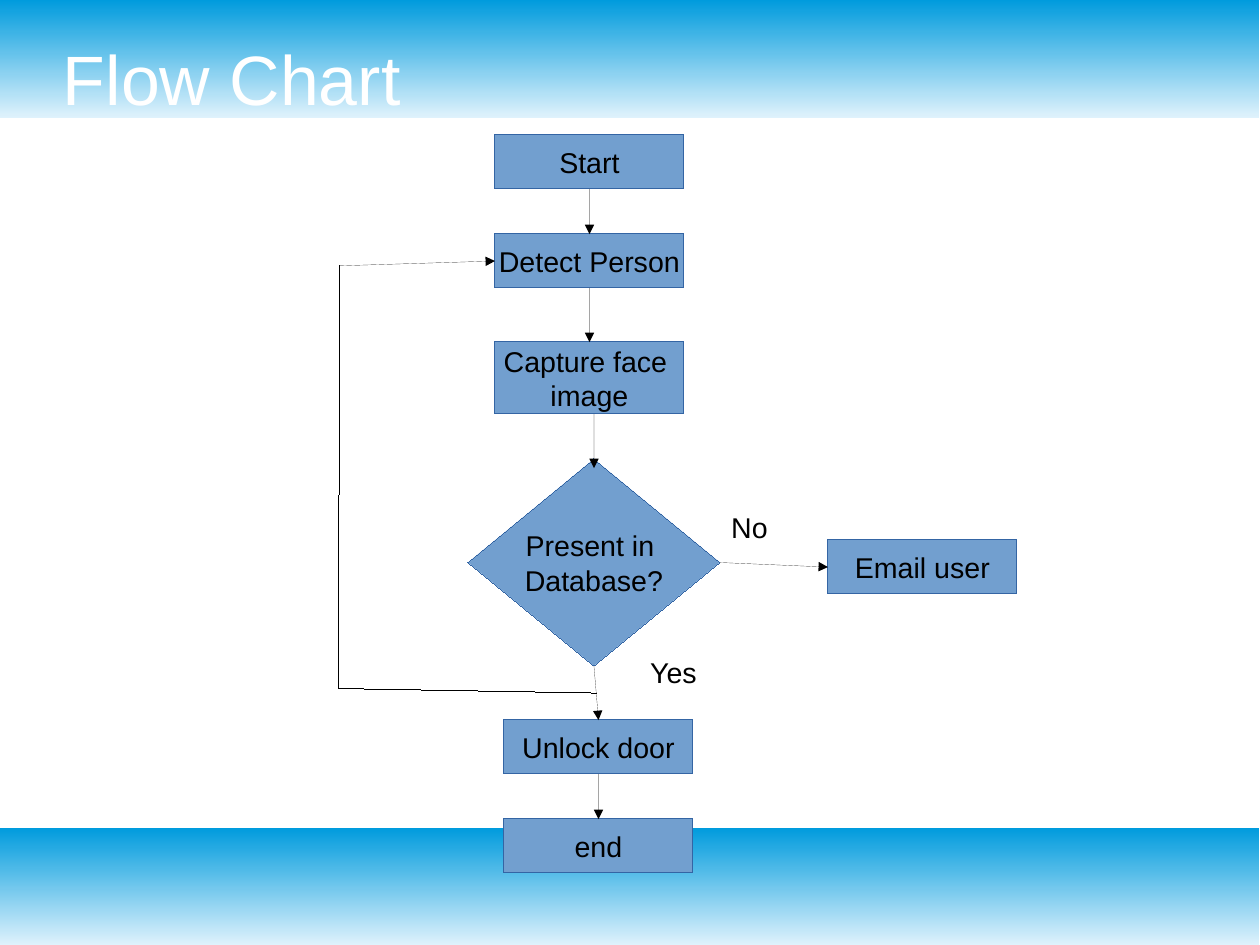
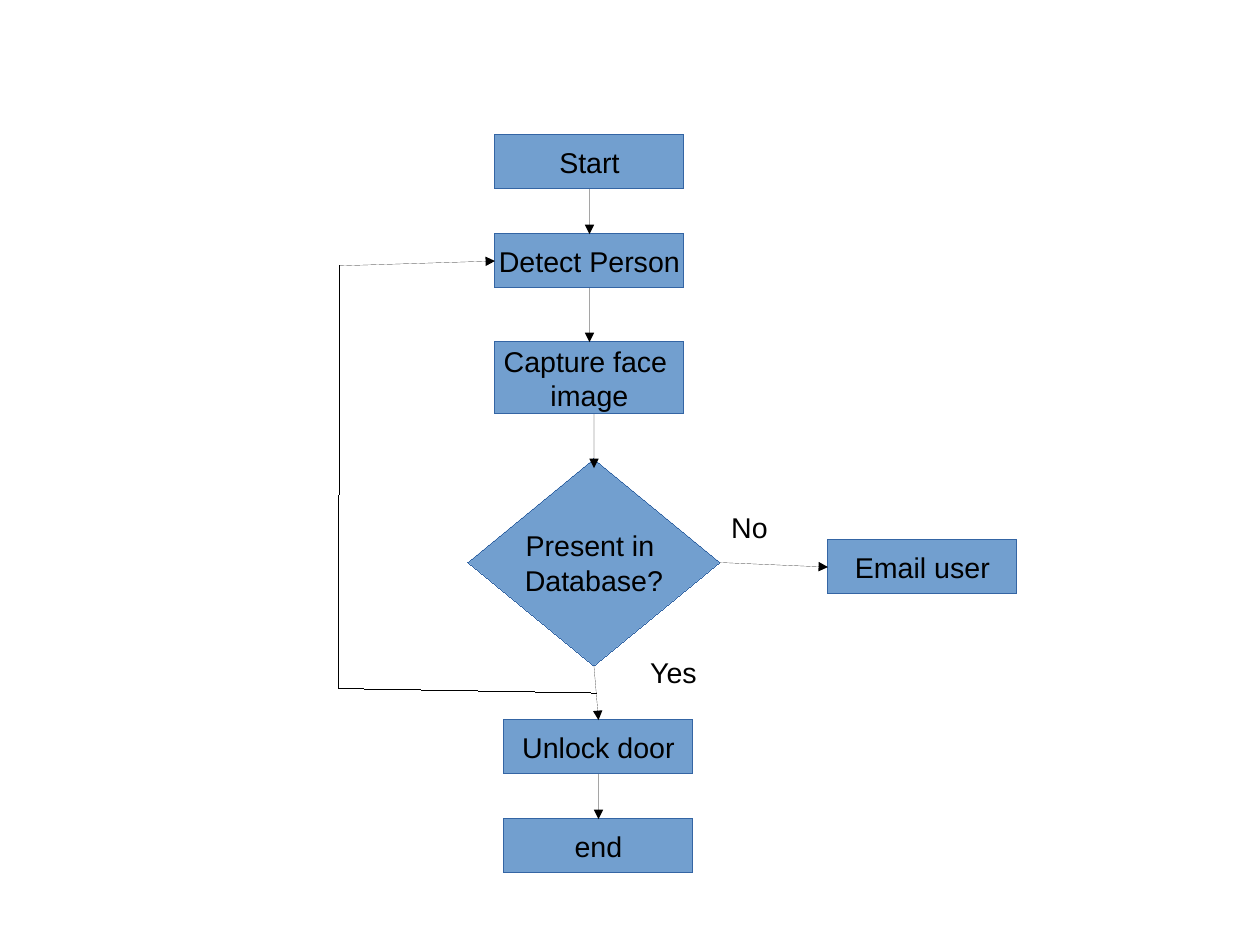
Before and after one commit to Shashank2909/Project, a slide deck: slide 5 of project/docs/Project.odp. Drawn at 1260x945 pixels with LibreOffice and Linux fonts; fonts in the diff are those of the drawing. Boxes give left, top, right and bottom in pixels: in the first picture for what was removed or moved away, otherwise in the second. Text is boxed around its words. In the diff, an @@ line names an element or a change of style, - is before the commit and + after.

```diff
--- a/project/docs/Project.odp
+++ b/project/docs/Project.odp
@@ rectangle removed at <box>0,0,1260,118</box> @@
@@ title removed at <box>63,49,401,118</box> @@
-Flow Chart
@@ rectangle removed at <box>0,828,1260,945</box> @@
```
Also in this commit, not shown: 8 other files.
